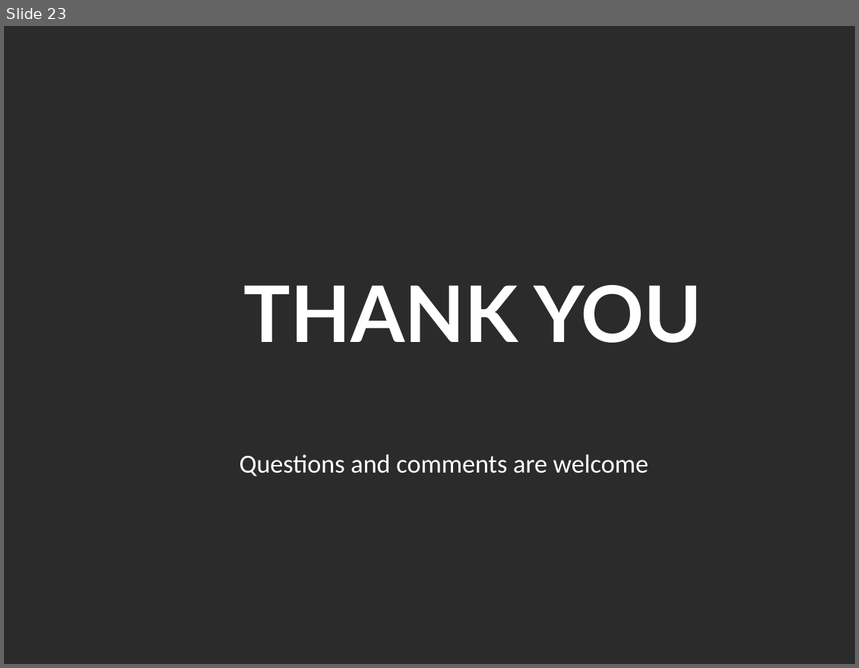
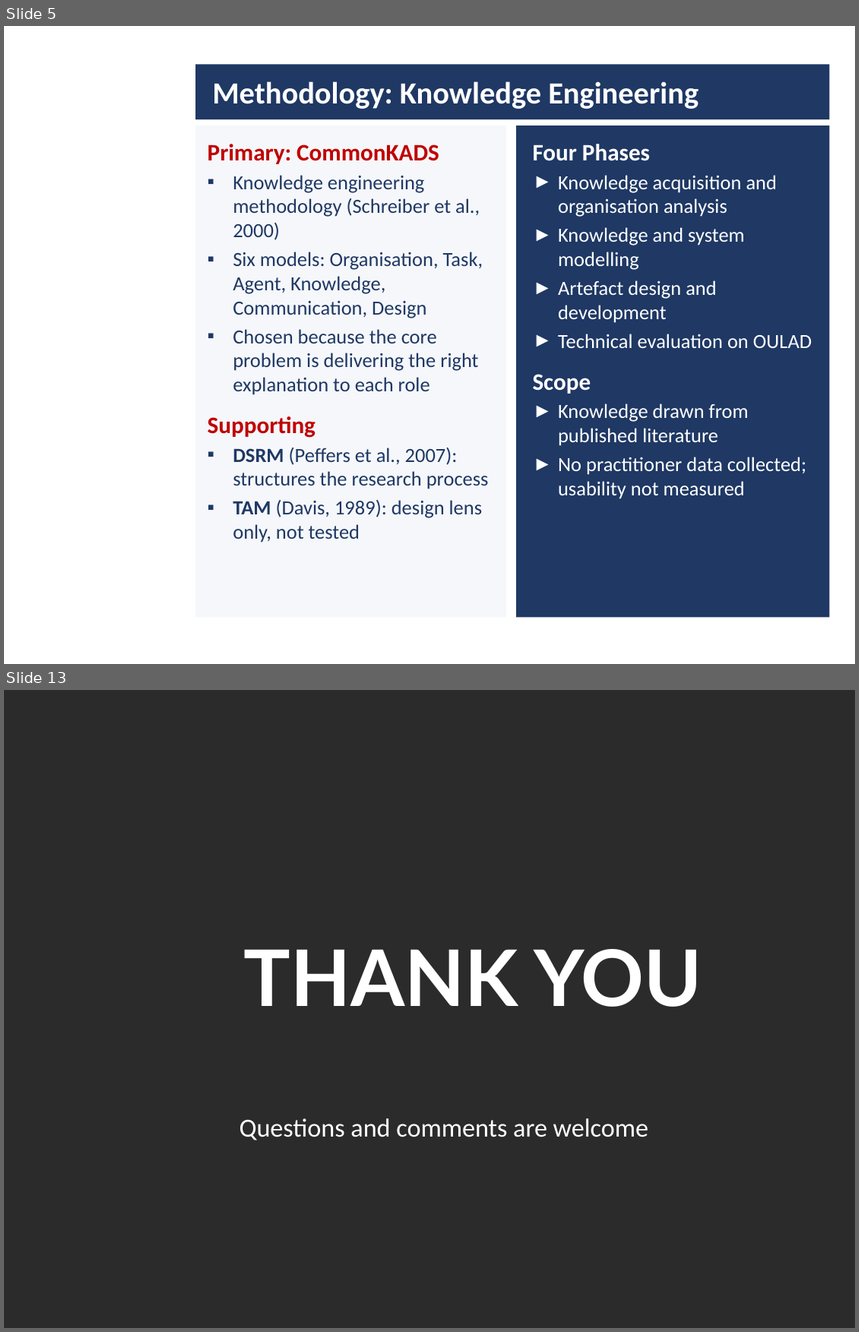
Before and after one commit to daniel-larry/python-run-result, a slide deck: Internal_Defense_Presentation.pptx. Shown one above the other, each under a label of ours: slide 23 before the commit, slides 5 and 13 after it; the slides between them are not shown. The pictures are 859x668 and 859x1332 pixels, drawn with LibreOffice and Linux fonts; fonts in the diff are those of the drawing; background and template pictures are left out; a plain dark background stands for a picture behind light text. Boxes give left, top, right and bottom in pixels: in the first picture for what was removed or moved away, otherwise in the second. Text is boxed around its words. In the diff, an @@ line names an element or a change of style, - is before the commit and + after.

```diff
--- a/Internal_Defense_Presentation.pptx
+++ b/Internal_Defense_Presentation.pptx
@@ slide 5 added at box(4, 26, 855, 664), background picture (left out) @@
@@ rectangle added at box(196, 64, 829, 119), fill #1F3864 @@
@@ title added at box(212, 81, 699, 109), 26 pt, text #FFFFFF, bold @@
+Methodology: Knowledge Engineering
@@ rectangle added at box(196, 126, 506, 617), fill #F5F7FA @@
@@ rectangle added at box(516, 126, 829, 617), fill #1F3864 @@
@@ text added at box(208, 144, 489, 543), 17 pt, text #1F3864 @@
+Primary: CommonKADS
+▪ Knowledge engineering methodology (Schreiber et al., 2000)
+▪ Six models: Organisation, Task, Agent, Knowledge, Communication, Design
+▪ Chosen because the core problem is delivering the right explanation to each role
+Supporting
+▪ DSRM (Peffers et al., 2007): structures the research process
+▪ TAM (Davis, 1989): design lens only, not tested
@@ text added at box(533, 144, 812, 499), 17 pt, text #FFFFFF @@
+Four Phases
+► Knowledge acquisition and organisation analysis
+► Knowledge and system modelling
+► Artefact design and development
+► Technical evaluation on OULAD
+Scope
+► Knowledge drawn from published literature
+► No practitioner data collected; usability not measured
@@ what was slide 23 is now slide 13 @@
```
Also in this commit, not shown: 4 slides changed, 7 other slides added, 18 slides removed.
